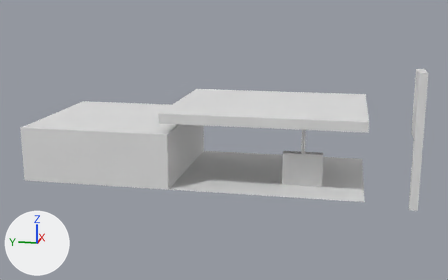
A saved change to the Blender file Assets/praça das aguas/predios/posto combustivel.blend.
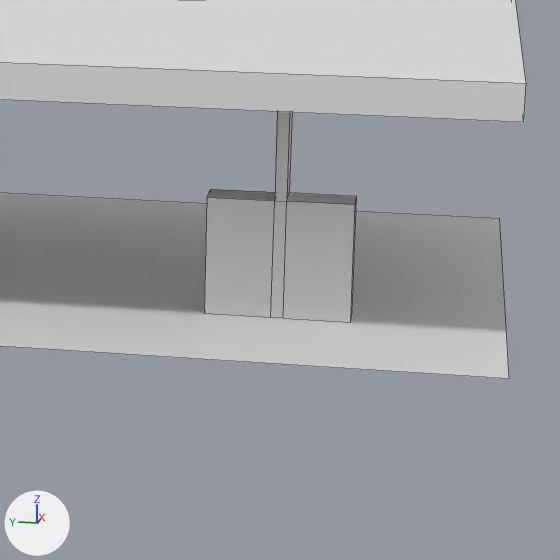
Old and new are each drawn whole from a 50 mm lens placed at (-60.2, -6.3, 17.6), pointed at (-3.2, 5.1, 3.4) and again close up on the part from 51% to 84% of the width and 36% to 90% of the height. The lights are fixed; the arrows at lower left show +X, +Y and +Z. The close-ups show mesh edges as thin lines.

The scene before the commit, as lines of its bpy script (objects in view):
```python
me_plane_001 = bpy.data.meshes.new('Plane.001')
me_plane_001.from_pydata(...)  # a box spanning x -9.0..5.0, y -8.2..9.8, z 6.0..6.9
me_plane_002 = bpy.data.meshes.new('Plane.002')
me_plane_002.from_pydata(...)  # 20 vertices, 14 faces; spans x -5.5..-4.68, y -4.47..-0.85, z 0.0..6.02
me_plane_003 = bpy.data.meshes.new('Plane.003')
me_plane_003.from_pydata([(-9.0, -8.2, 0.0), (5.0, -8.2, 0.0), (-9.0, 9.0, 0.0), (5.0, 9.0, 0.0)], [], [(0, 1, 3, 2)])
ob_plane_001 = bpy.data.objects.new('Plane.001', me_plane_001)
ob_plane_001.location = (0.0, 0.0, 0.0)
ob_plane_002 = bpy.data.objects.new('Plane.002', me_plane_002)
ob_plane_002.location = (0.0, 0.0, 0.0)
ob_plane_003 = bpy.data.objects.new('Plane.003', me_plane_003)
ob_plane_003.location = (0.0, 0.0, 0.0)
```
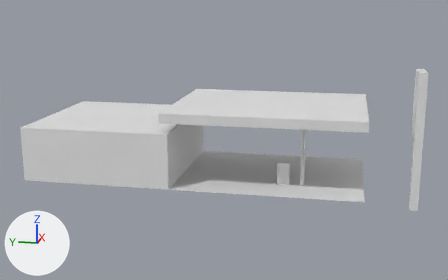
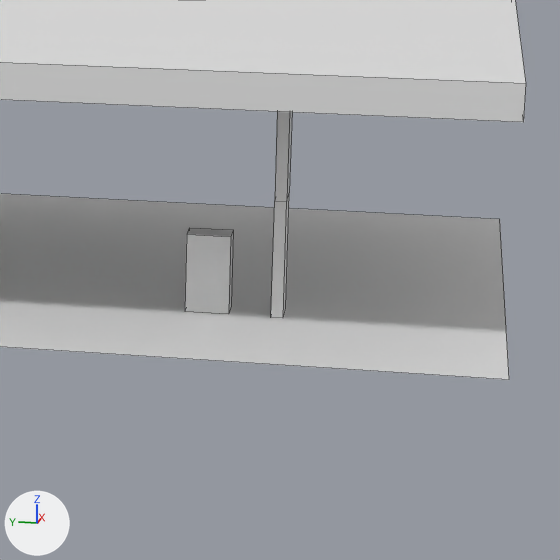
What differs and where, as boxes (x1, y1, x2, y2) in the close-ups (560 x 560 px; the box of a moved part takes in the faces that stretch with it):
'Plane.003', moved: before (0, 193, 509, 379); after (0, 194, 509, 380)
'Plane.002', reshaped (30% narrower): before (204, 112, 357, 322); after (185, 112, 292, 318)
part 2 of me_plane_002, moved or reshaped: before (204, 189, 357, 322); after (185, 196, 289, 317)

Edits to the bpy script that builds the scene:
```text
Change me_plane_003:
    where me_plane_003.from_pydata(...)  # 4 vertices, 1 face; spans x -9.0..5.0, y -8.2..9.0, z 0.0
    used by ob_plane_003; location = (0.0, 0.0, 0.0)
    me_plane_003 part 1: the whole mesh is moved by (0.0, 0.2, -0.5)
Change me_plane_002:
    used by ob_plane_002; location = (0.0, 0.0, 0.0)
    remove me_plane_002.from_pydata(...)  # 20 vertices, 14 faces; spans x -5.5..-4.68, y -4.47..-0.85, z 0.0..6.02
    add me_plane_002.from_pydata(...)  # 20 vertices, 13 faces; spans x -5.5..-4.68, y -2.81..-0.36, z 0.0..6.02
    me_plane_002 part 2
    4 vertices are removed from x -5.5..-4.68, y -4.47, z 0.0..3.0
    7 faces are deleted
    4 vertices move from x -5.5..-4.68, y -0.85, z 0.0..3.0 to x -5.4..-4.78, y -0.36, z 0.0..2.0
    4 vertices are added at (-4.78, -1.46, 2.0), (-5.4, -1.46, 2.0), (-4.78, -1.46, 0.0), (-5.4, -1.46, 0.0)
    6 new faces join them
Change ob_plane_003:
    ob_plane_003.location: (0.0, 0.0, 0.0) -> (-0.09, -0.25, 0.47)
```
